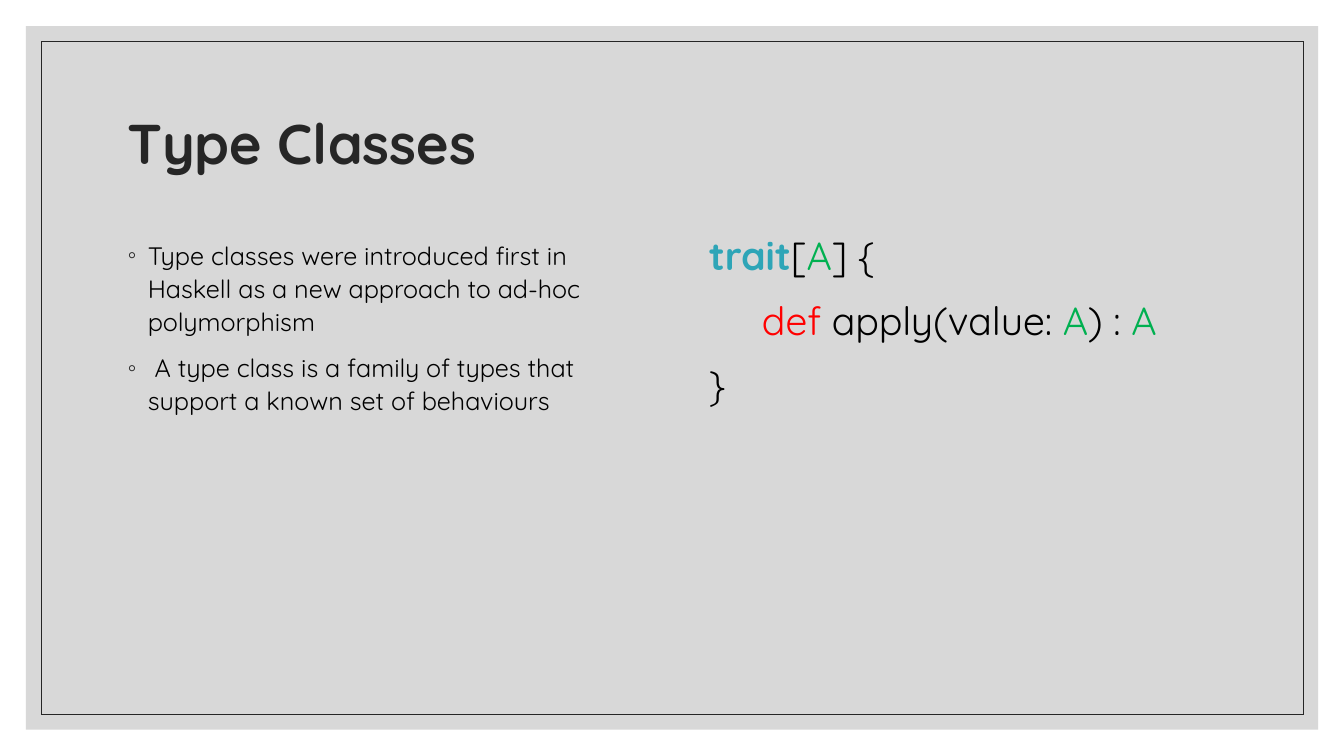
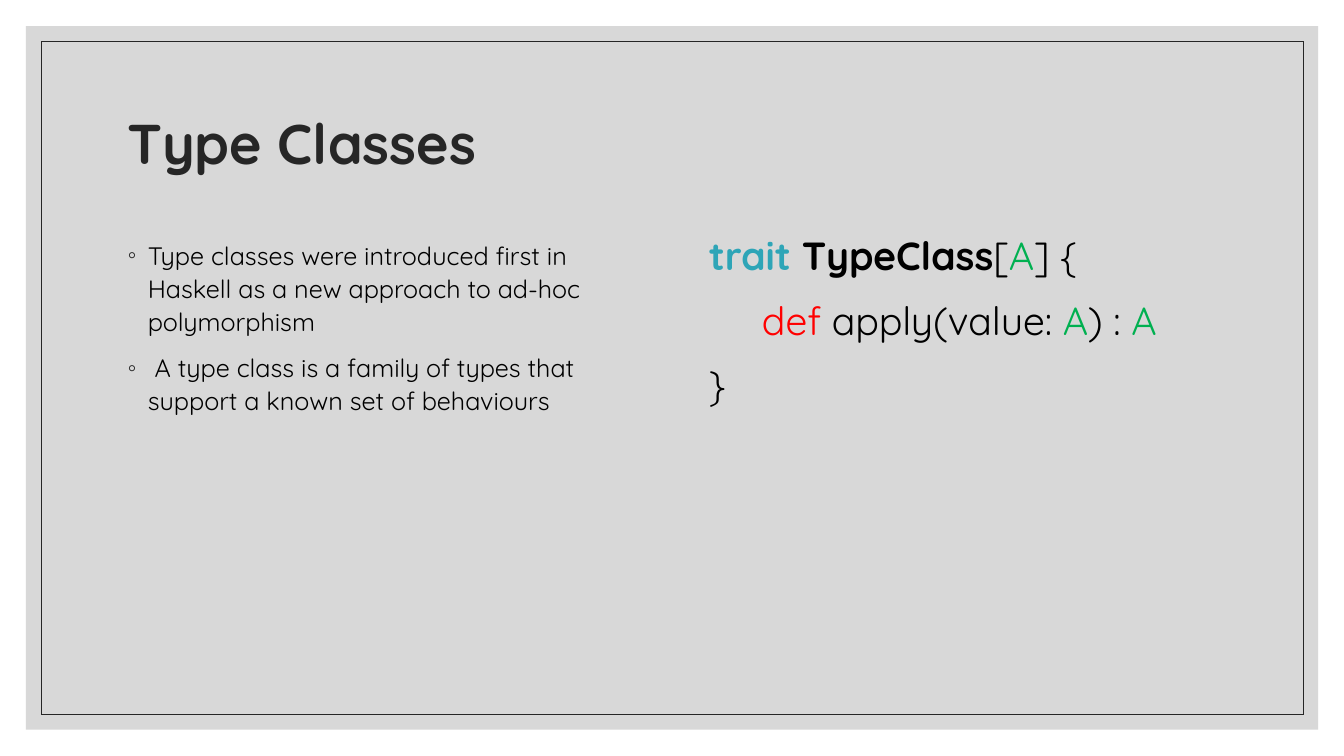
Before and after one commit to andrewrigas/TowerBlocks, a slide deck: slide 8 of Scala Sessions/Scala Session 4/Scala Session 4.pptx (slide 6 before the commit). Drawn at 1344x756 pixels with LibreOffice and Linux fonts; fonts in the diff are those of the drawing. Boxes give left, top, right and bottom in pixels: in the first picture for what was removed or moved away, otherwise in the second. Text is boxed around its words. In the diff, an @@ line names an element or a change of style, - is before the commit and + after.

```diff
--- a/Scala Sessions/Scala Session 4/Scala Session 4.pptx
+++ b/Scala Sessions/Scala Session 4/Scala Session 4.pptx
@@ text at bbox=[709, 241, 1050, 278]: text changed; text colour #2EA5B7 to #000000 @@
-trait[A] {
+trait TypeClass[A] {
```
Also in this commit, not shown: 1 other slide changed, 2 slides added, 4 other files.
